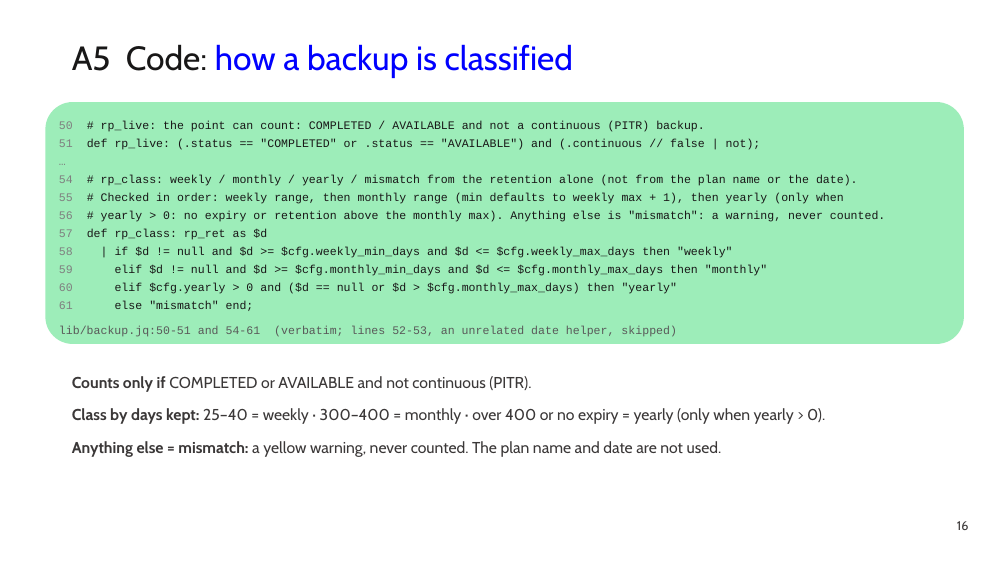
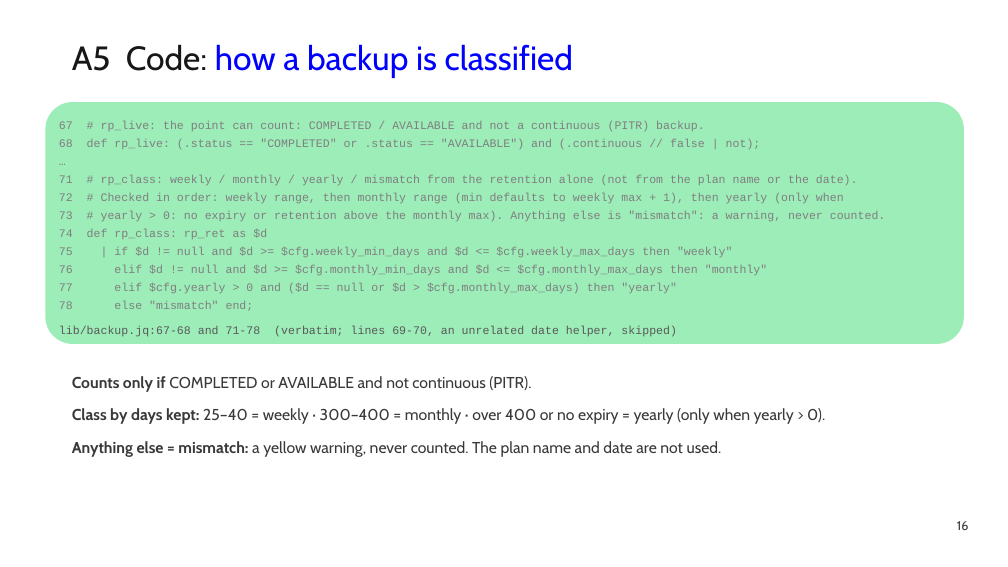
Before and after one commit to manideepgrandhi/rds-backup-compliance, a slide deck: slide 16 of docs/RDS_Backup_Compliance_Walkthrough.pptx. Drawn at 1008x567 pixels with LibreOffice and Linux fonts; fonts in the diff are those of the drawing. Boxes give left, top, right and bottom in pixels: in the first picture for what was removed or moved away, otherwise in the second. Text is boxed around its words. In the diff, an @@ line names an element or a change of style, - is before the commit and + after.

Commit message:
Walkthrough deck: refresh to v1.8.0
Update the 20-slide team deck: version 1.8.0, 44 settings, 814 checks,
alert_email.jq, check-mode and attach-* keys, and verbatim code citations
moved to the current line numbers (A4 916-925, A5 67-68 and 71-78, A6 358-364).

```diff
--- a/docs/RDS_Backup_Compliance_Walkthrough.pptx
+++ b/docs/RDS_Backup_Compliance_Walkthrough.pptx
@@ text at <box>59,120,761,149</box>: text changed; text colour #181717 to #7F7F7F @@
-50 # rp_live: the point can count: COMPLETED / AVAILABLE and not a continuous (PITR) backup.
-51 def rp_live: (.status == "COMPLETED" or .status == "AVAILABLE") and (.continuous // false | not);
+67 # rp_live: the point can count: COMPLETED / AVAILABLE and not a continuous (PITR) backup.
+68 def rp_live: (.status == "COMPLETED" or .status == "AVAILABLE") and (.continuous // false | not);
@@ text at <box>59,174,886,311</box>: text changed; text colour #181717 to #7F7F7F @@
-54 # rp_class: weekly / monthly / yearly / mismatch from the retention alone (not from the plan name or the date).
-55 # Checked in order: weekly range, then monthly range (min defaults to weekly max + 1), then yearly (only when
-56 # yearly > 0: no expiry or retention above the monthly max). Anything else is "mismatch": a warning, never counted.
-57 def rp_class: rp_ret as $d
-58 | if $d != null and $d >= $cfg.weekly_min_days and $d <= $cfg.weekly_max_days then "weekly"
-59 elif $d != null and $d >= $cfg.monthly_min_days and $d <= $cfg.monthly_max_days then "monthly"
-60 elif $cfg.yearly > 0 and ($d == null or $d > $cfg.monthly_max_days) then "yearly"
-61 else "mismatch" end;
+71 # rp_class: weekly / monthly / yearly / mismatch from the retention alone (not from the plan name or the date).
+72 # Checked in order: weekly range, then monthly range (min defaults to weekly max + 1), then yearly (only when
+73 # yearly > 0: no expiry or retention above the monthly max). Anything else is "mismatch": a warning, never counted.
+74 def rp_class: rp_ret as $d
+75 | if $d != null and $d >= $cfg.weekly_min_days and $d <= $cfg.weekly_max_days then "weekly"
+76 elif $d != null and $d >= $cfg.monthly_min_days and $d <= $cfg.monthly_max_days then "monthly"
+77 elif $cfg.yearly > 0 and ($d == null or $d > $cfg.monthly_max_days) then "yearly"
+78 else "mismatch" end;
@@ text at <box>59,326,677,337</box>: text changed @@
-lib/backup.jq:50-51 and 54-61 (verbatim; lines 52-53, an unrelated date helper, skipped)
+lib/backup.jq:67-68 and 71-78 (verbatim; lines 69-70, an unrelated date helper, skipped)
```
Also in this commit, not shown: 10 other slides changed.
